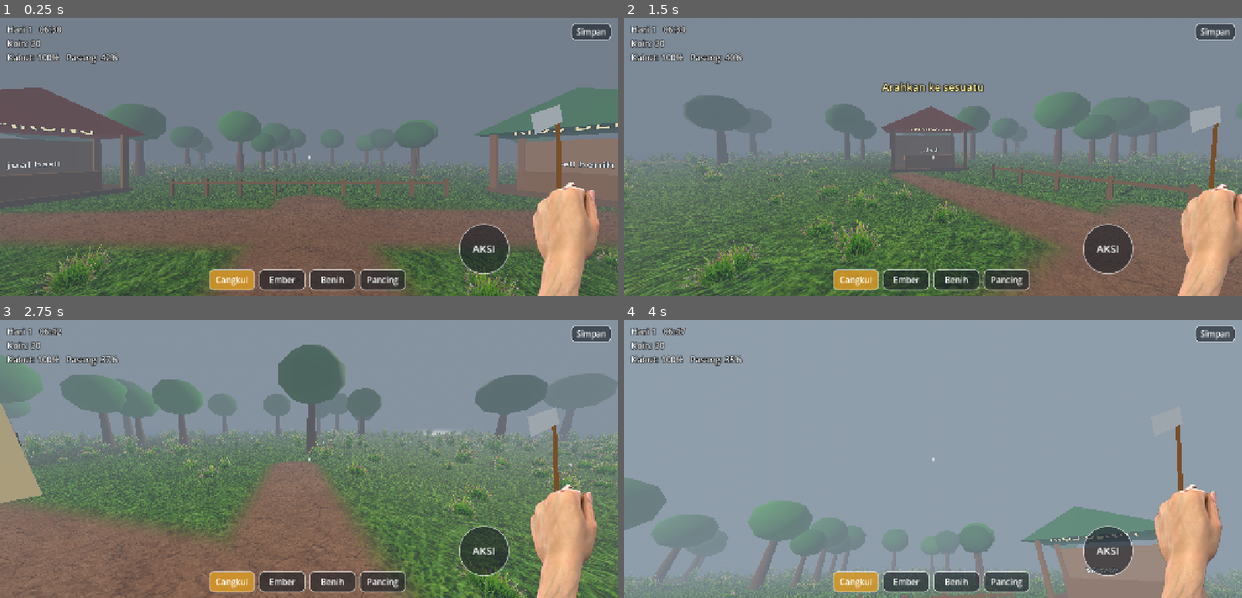
Above: before the commit, frames 1-4 (two rows, left to right).
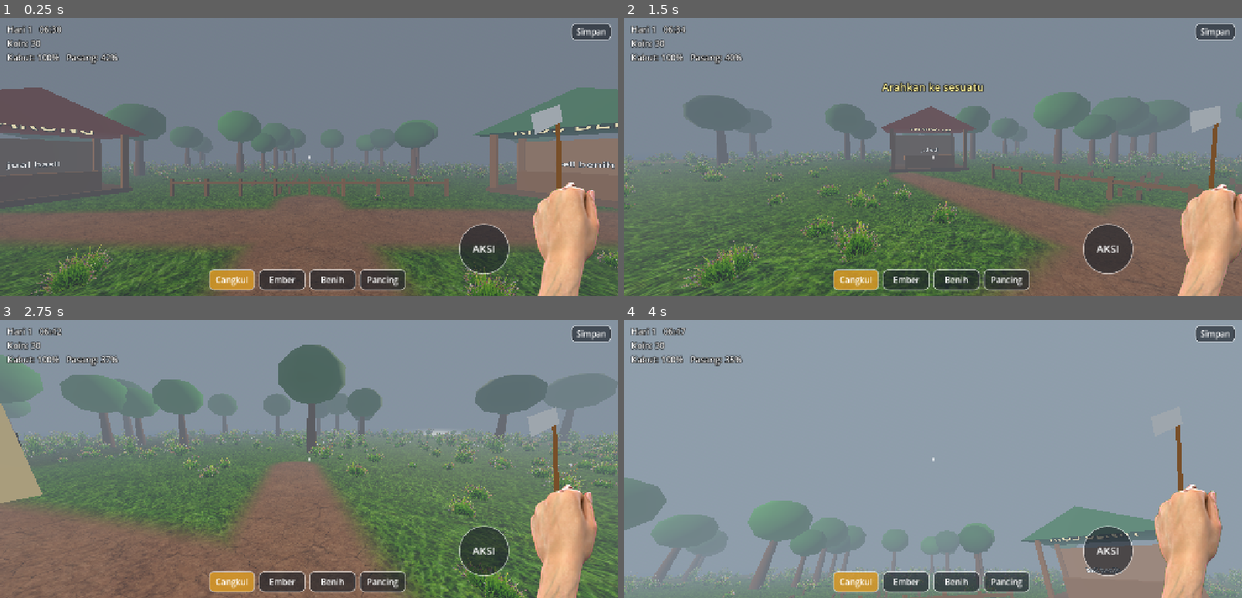
Above: after the commit, the same moments.

Repository: hadydaw/The-Creator-Of-Nusantara-
Game: Godot game, scene res://scenes/main.tscn
Same seed, same stepped clock (60 frames per second), same inputs: the game is played once before the commit and once after it.
Inputs (mouse positions are in pixels of both pictures, inside the frame that each line leads up to):
- Up to frame 1 (0.25 s): no input
- Up to frame 2 (1.5 s): move the mouse to (902, 212) at 0.52 s; hold E (do_action) 0.53-1.25 s; click (902, 212) at 0.67 s; drag from (1118, 198) to (902, 212) at 1.27 s
- Up to frame 3 (2.75 s): move the mouse to (123, 417) at 2.02 s; tap Left (lk_l) at 2.1 s; click (123, 417) at 2.17 s
- Up to frame 4 (4 s): drag from (963, 459) to (747, 417) at 2.77 s; move the mouse to (840, 389) at 3.52 s; tap Up (lk_u) at 3.6 s; click (840, 389) at 3.67 s

The runs differ from the first frame. In frame 1, 0.4% of the frame differs, in the area x 0-100%, y 56-99%; in frame 2, 0.8%, in the area x 0-100%, y 50-97%; in frame 3, 0.4%; in frame 4, 0.1%.

Commit message:
Rumput lebih natural: patok sudut untuk petak kosong, anisotropic filtering, cek orientasi manifest
Co-Authored-By: Claude Sonnet 5.5 <noreply@anthropic.com>
Claude-Session: https://claude.ai/code/session_011EntzXYvhEnfBaL1brEKac

Diff:
--- a/project.godot
+++ b/project.godot
@@ -26,6 +26,7 @@
 pointing/emulate_mouse_from_touch=false
 
 [rendering]
+textures/default_filters/anisotropic_filtering_level=3
 
 renderer/rendering_method="gl_compatibility"
 renderer/rendering_method.mobile="gl_compatibility"
--- a/scripts/ground.gdshader
+++ b/scripts/ground.gdshader
@@ -1,10 +1,10 @@
 shader_type spatial;
 // Tanah pulau: 3 jenis rumput (segar, kering dekat pantai, gelap dekat hutan) + jalan tanah.
 
-uniform sampler2D tex_fresh : source_color, filter_linear_mipmap, repeat_enable;
-uniform sampler2D tex_dry : source_color, filter_linear_mipmap, repeat_enable;
-uniform sampler2D tex_dark : source_color, filter_linear_mipmap, repeat_enable;
-uniform sampler2D tex_path : source_color, filter_linear_mipmap, repeat_enable;
+uniform sampler2D tex_fresh : source_color, filter_linear_mipmap_anisotropic, repeat_enable;
+uniform sampler2D tex_dry : source_color, filter_linear_mipmap_anisotropic, repeat_enable;
+uniform sampler2D tex_dark : source_color, filter_linear_mipmap_anisotropic, repeat_enable;
+uniform sampler2D tex_path : source_color, filter_linear_mipmap_anisotropic, repeat_enable;
 uniform float tile_size = 3.2;
 
 varying vec3 wpos;
--- a/scripts/plot.gd
+++ b/scripts/plot.gd
@@ -14,6 +14,8 @@
 var _soil_mat: StandardMaterial3D
 var _plant_mat: StandardMaterial3D
 var _plants: Node3D
+var _soil: MeshInstance3D
+var _pegs: Node3D
 
 
 func setup() -> void:
@@ -35,6 +37,23 @@
 	soil.material_override = _soil_mat
 	soil.position.y = 0.05
 	add_child(soil)
+	_soil = soil
+
+	# Petak kosong: hanya patok sudut, tanpa kotak gelap di atas rumput.
+	_pegs = Node3D.new()
+	add_child(_pegs)
+	var peg_mat := StandardMaterial3D.new()
+	peg_mat.albedo_color = Color(0.45, 0.32, 0.2)
+	peg_mat.roughness = 1.0
+	for cx in [-0.9, 0.9]:
+		for cz in [-0.9, 0.9]:
+			var pg := MeshInstance3D.new()
+			var pm := BoxMesh.new()
+			pm.size = Vector3(0.1, 0.3, 0.1)
+			pg.mesh = pm
+			pg.material_override = peg_mat
+			pg.position = Vector3(cx, 0.12, cz)
+			_pegs.add_child(pg)
 
 	_plant_mat = StandardMaterial3D.new()
 	_plant_mat.roughness = 0.9
@@ -68,6 +87,8 @@
 		tex = TEX_WET if watered else TEX_TILLED
 	_soil_mat.albedo_texture = tex
 	_soil_mat.albedo_color = Color(0.8, 0.85, 0.8) if state == 0 else Color.WHITE
+	_soil.visible = state > 0
+	_pegs.visible = state == 0
 	_plants.visible = state == 2
 	if state == 2:
 		var days: int = maxi(1, int(crop_data().get("days", 1)))
